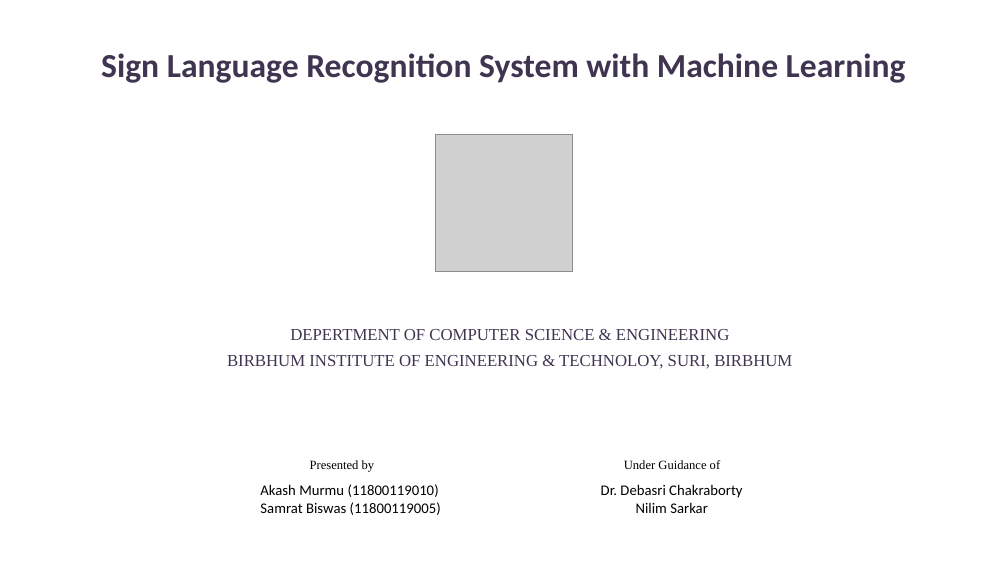
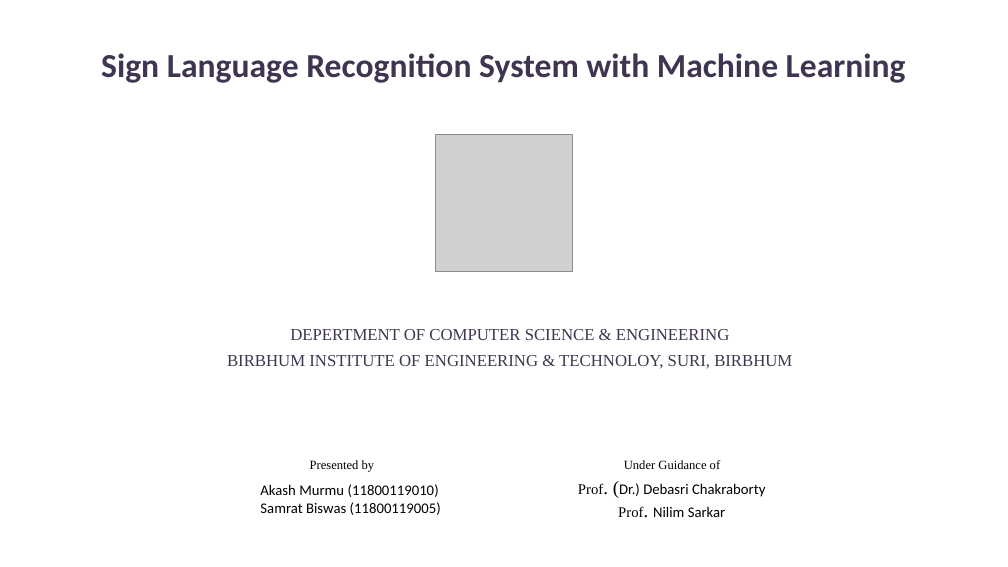
Before and after one commit to CodingSamrat/Sign-Language-Recognition, a slide deck: slide 1 of docs/Presentation-[Final].pptx. Drawn at 1008x567 pixels with LibreOffice and Linux fonts; fonts in the diff are those of the drawing; grey boxes stand for pictures. Boxes give left, top, right and bottom in pixels: in the first picture for what was removed or moved away, otherwise in the second. Text is boxed around its words. In the diff, an @@ line names an element or a change of style, - is before the commit and + after.

```diff
--- a/docs/Presentation-[Final].pptx
+++ b/docs/Presentation-[Final].pptx
@@ text at bbox=[578, 483, 765, 517]: text changed @@
-Dr. Debasri Chakraborty
-Nilim Sarkar
+Prof. (Dr.) Debasri Chakraborty
+Prof. Nilim Sarkar
```
Also in this commit, not shown: 1 other slide changed, 2 other files.
